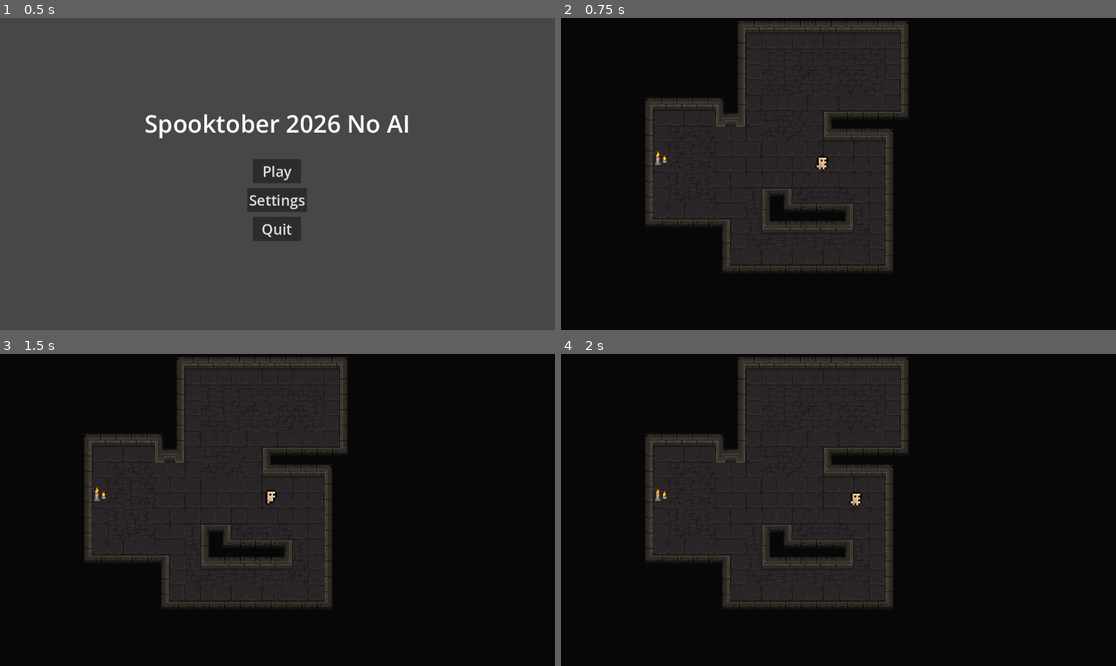
Above: before the commit, frames 1-4 (two rows, left to right).
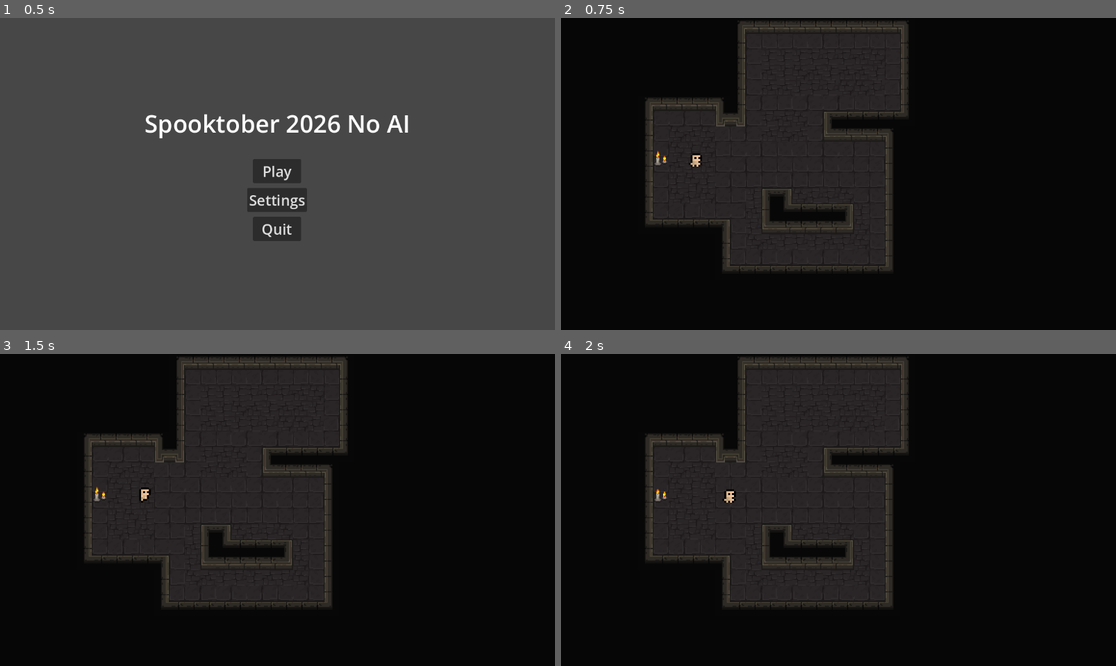
Above: after the commit, the same moments.

Repository: The0bello0fg0gaze/TOCAL_Type_Visual_Novel_Template-Godot-
Game: Godot game, scene res://Main_Menu/Main_Menu.tscn
Two runs of this game, one before a commit and one after it. Both use one fixed random seed, a clock stepped at 60 frames per second and the inputs below.
Inputs:
- Up to frame 1 (0.5 s): no input
- Up to frame 2 (0.75 s): click "Play" at 0.5 s
- Up to frame 3 (1.5 s): tap Enter (ui_accept) at 1.25, 1.35 s; hold Right (ui_right) from 1.28 s (still down)
- Up to frame 4 (2 s): keep holding Right (ui_right); tap Enter (ui_accept) at 1.52, 1.82 s

Frame 1 is identical in both runs. In frame 2, 0.2% of the frame differs, in the area x 23-49%, y 43-49%; in frame 3, 0.2%; in frame 4, 0.2%.

Commit message:
Completed the Dialog box and added the simple text animation on it need to make it more coustomisable in the future.

Diff:
--- /dev/null
+++ b/Game_Objects/Dialog/dialog_box.gd
@@ -0,0 +1,9 @@
+extends Control
+
+@onready var lable:Label = $MarginContainer/Label
+
+func dialog( text:String ) -> void:
+	lable.text += text
+
+func clear() -> void:
+	lable.text = ""
--- /dev/null
+++ b/Game_Objects/Dialog/dialog_box.tscn
@@ -0,0 +1,39 @@
+[gd_scene format=3 uid="uid://gkytlmtojuph"]
+
+[ext_resource type="Script" uid="uid://ccnd8najvof1o" path="res://Game_Objects/Dialog/dialog_box.gd" id="1_o3r5w"]
+
+[sub_resource type="StyleBoxFlat" id="StyleBoxFlat_hrkjr"]
+bg_color = Color(0.16188967, 0.16188872, 0.16376716, 1)
+
+[node name="Dialog_Box" type="Control" unique_id=1925949572 groups=["DialogBox"]]
+layout_mode = 3
+anchors_preset = 15
+anchor_right = 1.0
+anchor_bottom = 1.0
+grow_horizontal = 2
+grow_vertical = 2
+script = ExtResource("1_o3r5w")
+
+[node name="MarginContainer" type="MarginContainer" parent="." unique_id=1997295412]
+layout_mode = 1
+anchors_preset = 15
+anchor_right = 1.0
+anchor_bottom = 1.0
+grow_horizontal = 2
+grow_vertical = 2
+theme_override_constants/margin_left = 50
+theme_override_constants/margin_top = 400
+theme_override_constants/margin_right = 50
+theme_override_constants/margin_bottom = 50
+
+[node name="bg" type="Panel" parent="MarginContainer" unique_id=1600340161]
+layout_mode = 2
+theme_override_styles/panel = SubResource("StyleBoxFlat_hrkjr")
+
+[node name="Label" type="Label" parent="MarginContainer" unique_id=1756421488]
+custom_minimum_size = Vector2(1000, 150)
+layout_mode = 2
+size_flags_horizontal = 4
+theme_override_font_sizes/font_size = 32
+text = "This is the text that will be shown to the players this is to fill the world with this test case."
+autowrap_mode = 2
--- a/Game_Objects/Interactive/template.gd
+++ b/Game_Objects/Interactive/template.gd
@@ -1,11 +1,35 @@
 extends Area2D
 
 @onready var tag:Label = $Label
-
+@onready var Dialogbox:Control = get_tree().get_first_node_in_group("DialogBox")
+var conv1:String = "Hi this is a test of how the text will appear on the screen apropriate test of the auto wrap function"
 
 func _ready() -> void:
 	body_entered.connect(_on_body_entered)
 	body_exited.connect(_on_body_exited)
+
+func _process(delta: float) -> void:
+	if tag.visible and Input.is_action_just_pressed("ui_accept"):
+		DataManager.movement = !DataManager.movement
+		Dialogbox.visible = !Dialogbox.visible
+		render_dialog_box()
+
+func render_dialog_box() -> void:
+	if DataManager.movement:
+		return
+
+	tag.visible = false
+
+	if Dialogbox.has_method("clear") and Dialogbox.has_method("dialog"):
+		Dialogbox.clear()
+		for x in conv1.split(" ",false):
+			await delay_text(x)
+
+	tag.visible = true
+func delay_text(text:String) -> void:
+	Dialogbox.dialog(text)
+	Dialogbox.dialog(" ")
+	await get_tree().create_timer(0.2).timeout
 
 func _on_body_entered(body: Node2D) -> void:
 	if body.is_in_group('Player'):
--- a/Game_Objects/Player/player_movement.gd
+++ b/Game_Objects/Player/player_movement.gd
@@ -11,7 +11,8 @@
 	pass
 
 func _process(delta: float) -> void:
-	apply_movement()
+	if DataManager.movement:
+		apply_movement()
 	move_and_slide()
 
 
--- a/Global_Script/data_manager.gd
+++ b/Global_Script/data_manager.gd
@@ -1,5 +1,5 @@
 extends Node
 
 var current_level:String = "res://Level/Level1.tscn"
-
+var movement:bool = true
 var inventory:Dictionary = {}
--- a/Level/Level1.tscn
+++ b/Level/Level1.tscn
@@ -3,6 +3,7 @@
 [ext_resource type="Texture2D" uid="uid://cgc6u25xkn1uo" path="res://Game_Objects/catacomb/mainlevbuild.png" id="1_1rv4e"]
 [ext_resource type="PackedScene" uid="uid://cievaalif527r" path="res://Game_Objects/Player/Player.tscn" id="1_n58pf"]
 [ext_resource type="PackedScene" uid="uid://dmqaxlnubu27l" path="res://Game_Objects/Interactive/template.tscn" id="3_ai77n"]
+[ext_resource type="PackedScene" uid="uid://gkytlmtojuph" path="res://Game_Objects/Dialog/dialog_box.tscn" id="4_7lyb7"]
 
 [sub_resource type="TileSetAtlasSource" id="TileSetAtlasSource_ai77n"]
 texture = ExtResource("1_1rv4e")
@@ -1370,7 +1371,13 @@
 tile_set = SubResource("TileSet_7lyb7")
 
 [node name="Player" parent="." unique_id=1367513160 instance=ExtResource("1_n58pf")]
-position = Vector2(543, 302)
+position = Vector2(281, 297)
 
 [node name="Interactive" parent="." unique_id=259210659 instance=ExtResource("3_ai77n")]
 position = Vector2(207, 299)
+
+[node name="Dialog_Box" parent="." unique_id=1925949572 groups=["DialogBox"] instance=ExtResource("4_7lyb7")]
+visible = false
+clip_contents = true
+offset_right = 1152.0
+offset_bottom = 648.0
--- a/project.godot
+++ b/project.godot
@@ -22,9 +22,18 @@
 [global_group]
 
 Player=""
+DialogBox=""
 
 [input]
 
+ui_accept={
+"deadzone": 0.5,
+"events": [Object(InputEventKey,"resource_local_to_scene":false,"resource_name":"","device":16,"window_id":0,"alt_pressed":false,"shift_pressed":false,"ctrl_pressed":false,"meta_pressed":false,"pressed":false,"keycode":4194309,"physical_keycode":0,"key_label":0,"unicode":0,"location":0,"echo":false,"script":null)
+, Object(InputEventKey,"resource_local_to_scene":false,"resource_name":"","device":16,"window_id":0,"alt_pressed":false,"shift_pressed":false,"ctrl_pressed":false,"meta_pressed":false,"pressed":false,"keycode":4194310,"physical_keycode":0,"key_label":0,"unicode":0,"location":0,"echo":false,"script":null)
+, Object(InputEventKey,"resource_local_to_scene":false,"resource_name":"","device":16,"window_id":0,"alt_pressed":false,"shift_pressed":false,"ctrl_pressed":false,"meta_pressed":false,"pressed":false,"keycode":32,"physical_keycode":0,"key_label":0,"unicode":32,"location":0,"echo":false,"script":null)
+, Object(InputEventKey,"resource_local_to_scene":false,"resource_name":"","device":-1,"window_id":0,"alt_pressed":false,"shift_pressed":false,"ctrl_pressed":false,"meta_pressed":false,"pressed":false,"keycode":0,"physical_keycode":69,"key_label":0,"unicode":101,"location":0,"echo":false,"script":null)
+]
+}
 ui_left={
 "deadzone": 0.5,
 "events": [Object(InputEventKey,"resource_local_to_scene":false,"resource_name":"","device":16,"window_id":0,"alt_press …(195 unchanged characters)…
Not shown, added: Game_Objects/Dialog/dialog_box.gd.uid
